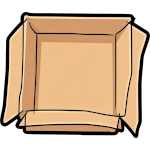
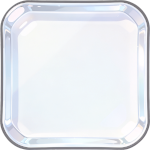
Layers edited between the first and the second 150×150 image:
added layer "被粘贴的图层 #2" (95%) above "被粘贴的图层 #1" over [5, 7, 24, 125]
added layer "被粘贴的图层 #3" above "被粘贴的图层" over [125, 127, 142, 142]
"被粘贴的图层": opacity 100% → 56%, painted on it over [0, 0, 150, 150]